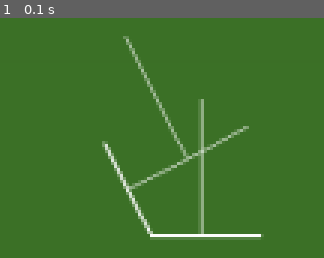
Above: before the commit, frame 1.
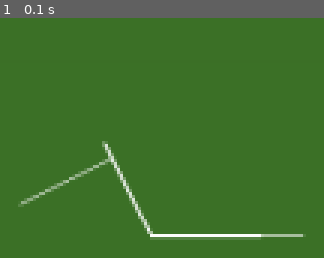
Above: after the commit, the same moment.

Repository: pauloqt/Procedural-L-System-City-Generator-with-Shortest-Path-Finder-using-Ant-Colony-Optimization-ACO-
Game: pygame game, started from lsystem-pygame.py
Two runs of this game, one before a commit and one after it. Both use one fixed random seed, a clock stepped at 60 frames per second and the inputs below.
Inputs:
- Up to frame 1 (0.1 s): type "1 (at the terminal prompt)" at 0 s

The runs differ from the first frame. In frame 1, 3.1% of the frame differs, in the area x 5-94%, y 7-92%.

Commit message:
need to adjust branching and connecting rules

Diff:
--- a/lsystem-pygame.py
+++ b/lsystem-pygame.py
@@ -16,13 +16,10 @@
 }
 
 # rules para sa mag co-connect ng 2nd generation
-connecting_axiom = "CC-C"
+connecting_axiom = "C"
 connecting_rules = {
     "C": [
-        "CC", "+C[C]", "-C[C]",
-    ],
-    "B": [
-            "BB", "+BB[BB]", "-BB[BB]",
+        "CCC", "C[+CC]", "C[-CC]"
     ],
 }
 
@@ -86,7 +83,6 @@
 
 def draw_l_system(screen, instructions, start_pos, angle, length, depth_factor, mark=False):
     stack = []
-    global marked_positions
     x, y = start_pos
     heading = 0
     i = 0
@@ -140,19 +136,23 @@
 def draw_branching_l_system(screen, instructions, angle, length, depth_factor, x, y, heading):
     # Note: hindi pwede palitan ang x & y kasi yung x,y na gamit neto is yung x,y ng marker sa main lsystem
     stack = []
-    i = 0
-    global marked_branching_position
-
-    while i < len(instructions):
+
+    i = len(instructions) - 1  # Start from the end of the instructions
+    while i >= 0:
         char = instructions[i]
-        if char == 'B' or char == 'C':
+
+        if char == ']':
+            # Move to the beginning of the segment
+            while i >= 0 and instructions[i] != '[':
+                i -= 1
+
+            if i >= 0 and instructions[i:i + 4] == '[BB]':
+                marked_branching_positions.append((x, y, heading)) # mark the pos if the end of instruction is equal to [BB]
+                i -= 1
+        elif char == 'B' or char == 'C':     # Draw the branching road segment
             new_x = x + length * math.cos(math.radians(heading))
             new_y = y - length * math.sin(math.radians(heading))
             pygame.draw.line(screen, ROAD_COLOR, (x, y), (new_x, new_y), 1)
-            x, y = new_x, new_y
-        elif char == 'A': # mag fo-forward pero hindi maglalagay ng line
-            new_x = x + length * math.cos(math.radians(heading))
-            new_y = y - length * math.sin(math.radians(heading))
             x, y = new_x, new_y
         elif char == '+':
             heading -= angle
@@ -160,31 +160,22 @@
             heading += angle
         elif char == '[':
             stack.append((x, y, heading))
-        elif char == ']':
-            x, y, heading = stack.pop()
         elif char == '|':
-            heading += angle
             depth_length = length * len(stack) * depth_factor
             new_x = x + depth_length * math.cos(math.radians(heading))
             new_y = y - depth_length * math.sin(math.radians(heading))
             pygame.draw.line(screen, ROAD_COLOR, (x, y), (new_x, new_y), 1)
             x, y = new_x, new_y
 
-        if i + 2 < len(instructions) and instructions[i:i + 9] == 'BB+BB[BB]':
-            marked_branching_positions.append((x, y, heading))
-            i += 2
-        i += 1
+        i -= 1
 
     if len(marked_positions) == 0:
-        pygame.draw.line(screen, ROAD_COLOR, (x, y), (x, y), 1)  # Reset line width to default
+        pygame.draw.line(screen, (255, 255, 255), (x, y), (x, y), 1)
 
     return marked_branching_positions
 
 # Main function
 def main():
-    global marked_positions
-    global marked_branching_positions
-
     pygame.init()
     screen = pygame.display.set_mode((SCREEN_WIDTH, SCREEN_HEIGHT))
     pygame.display.set_caption("L-System")
@@ -215,6 +206,7 @@
     random_angle_main = random.uniform(45, 90)
     marked_positions = draw_l_system(screen, main_instructions, start_pos, random_angle_main, step_size, depth_factor, mark=True)
 
+    # Step size na gamit sa branching and connecting ay 20
     # Generate and draw branching using the main road marker
     if marked_positions:
         for marked_position in marked_positions:
@@ -263,12 +255,12 @@
 
             if num_iterations == 3:
                 branching_instructions = generate_connecting_lsystem(connecting_axiom, connecting_rules,
-                                                                    int(num_iterations - 0.1))
+                                                                    int(num_iterations - 0.1))  # pwede i-adjust yung number
                 draw_branching_l_system(screen, branching_instructions, angle_branching,
                                         step_size * 2, depth_factor, x, y, heading)
             elif num_iterations == 4:
                 branching_instructions = generate_connecting_lsystem(connecting_axiom, connecting_rules,
-                                                                    int(num_iterations - 1.5))
+                                                                    int(num_iterations - 1.0))
                 draw_branching_l_system(screen, branching_instructions, angle_branching,
                                         step_size * 2, depth_factor, x, y, heading)
             elif num_iterations == 5:
